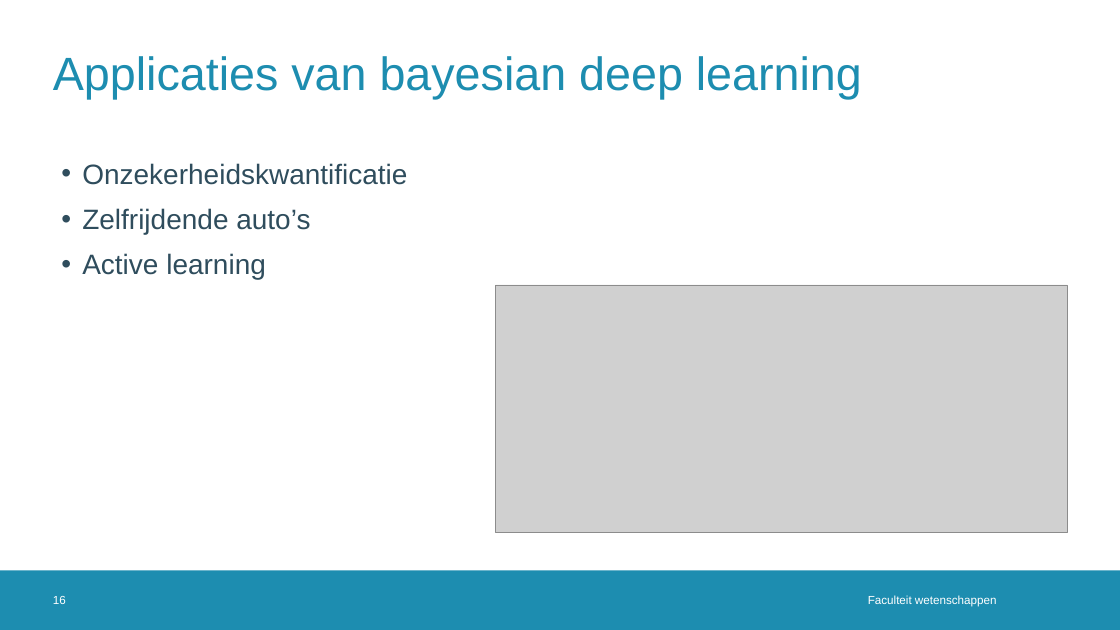
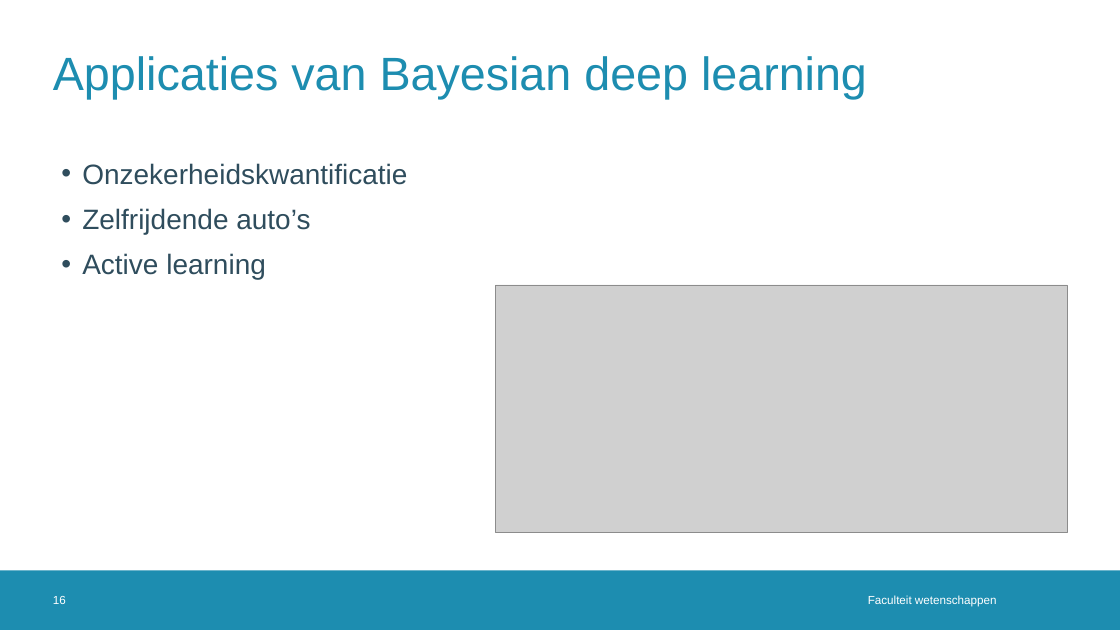
Before and after one commit to JoppeDJ/BachelorProef, a slide deck: slide 16 of Literatuurstudie/Literatuurstudie_ppt_new.pptx. Drawn at 1120x630 pixels with LibreOffice and Linux fonts; fonts in the diff are those of the drawing; grey boxes stand for pictures; background and template pictures are left out. Boxes give left, top, right and bottom in pixels: in the first picture for what was removed or moved away, otherwise in the second. Text is boxed around its words. In the diff, an @@ line names an element or a change of style, - is before the commit and + after.

Commit message:
fix leftovers in slides

```diff
--- a/Literatuurstudie/Literatuurstudie_ppt_new.pptx
+++ b/Literatuurstudie/Literatuurstudie_ppt_new.pptx
@@ title at [53, 56, 867, 99]: text changed @@
-Applicaties van bayesian deep learning
+Applicaties van Bayesian deep learning
```
